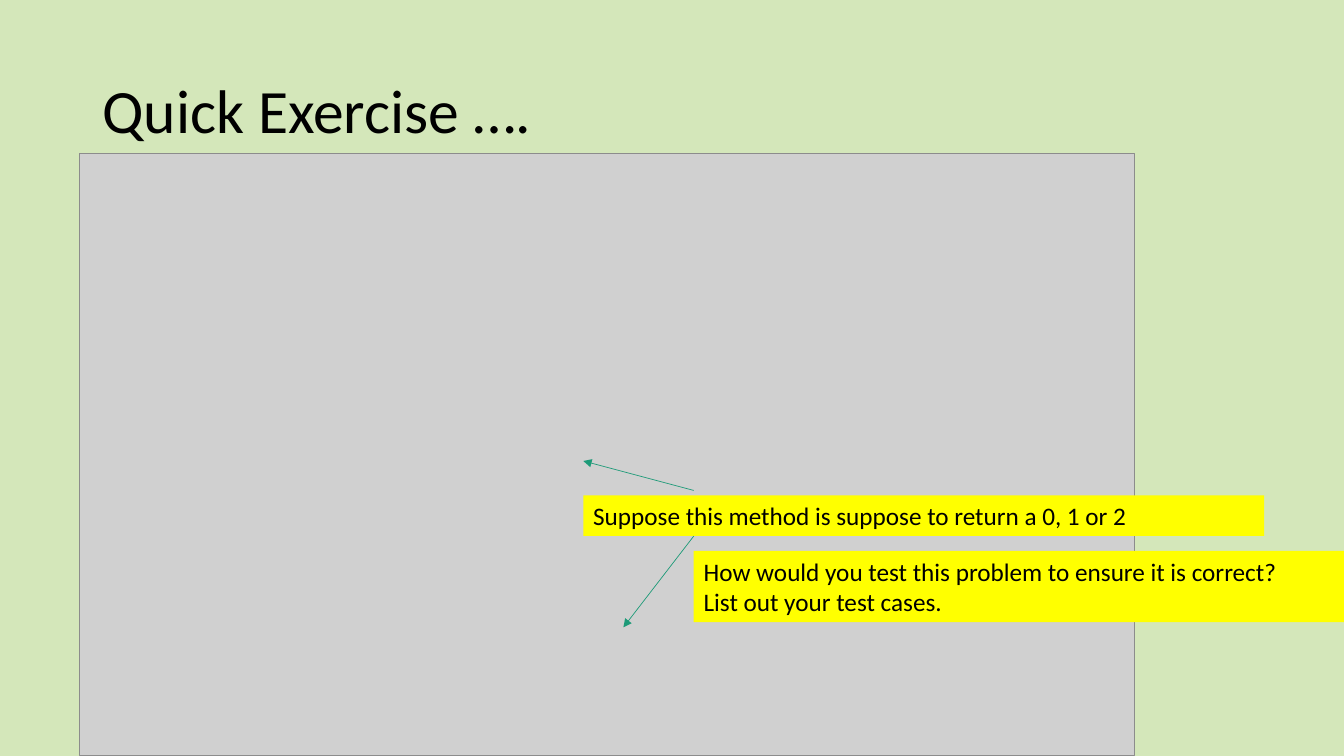
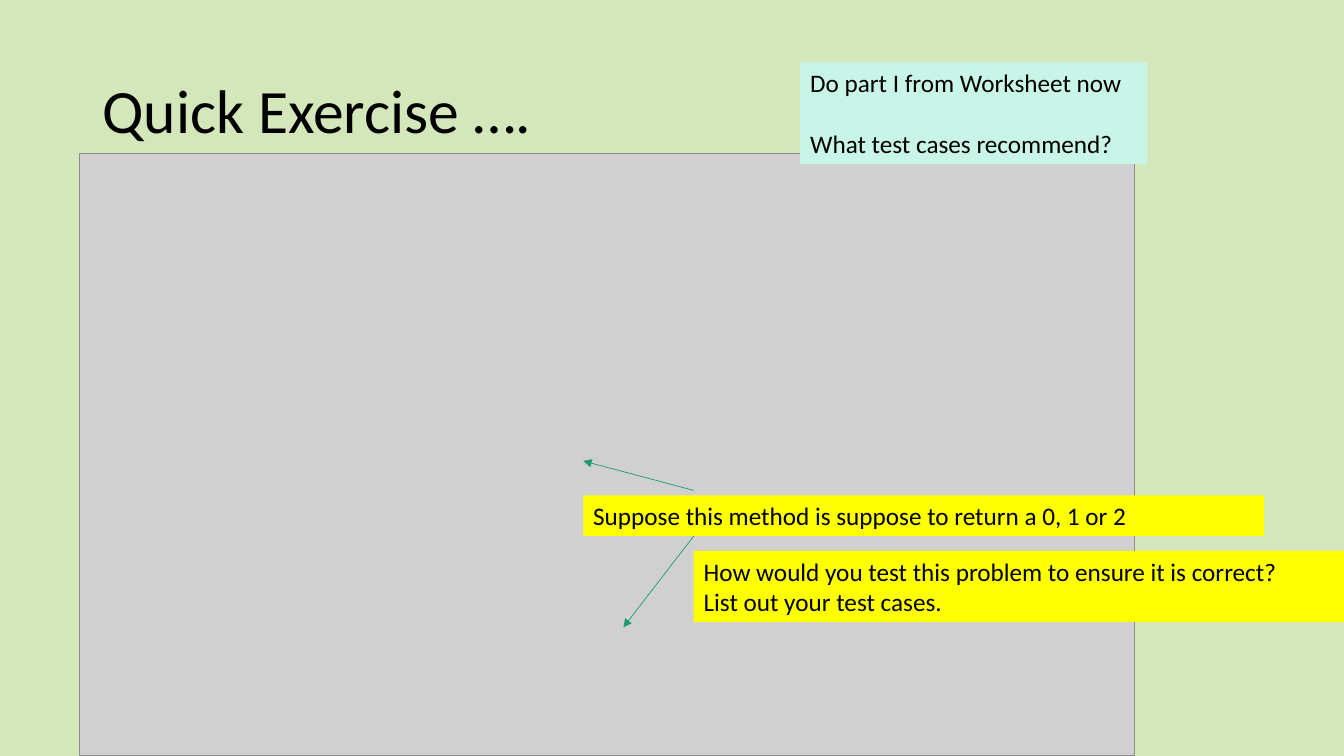
Before and after one commit to dlash02/CSC3510, a slide deck: slide 8 of CSC3510 S2021/Lectures/01 IntroductionToTesting.pptx. Drawn at 1344x756 pixels with LibreOffice and Linux fonts; fonts in the diff are those of the drawing; grey boxes stand for pictures. Boxes give left, top, right and bottom in pixels: in the first picture for what was removed or moved away, otherwise in the second. Text is boxed around its words. In the diff, an @@ line names an element or a change of style, - is before the commit and + after.

```diff
--- a/CSC3510 S2021/Lectures/01 IntroductionToTesting.pptx
+++ b/CSC3510 S2021/Lectures/01 IntroductionToTesting.pptx
@@ rectangle added at box(801, 63, 1148, 164), fill #C8F5E8, 18 pt, text #000000 @@
+Do part I from Worksheet now
+What test cases recommend?
```
Also in this commit, not shown: 4 other slides changed, 2 slides added, 1 slide removed, 35 other files.
